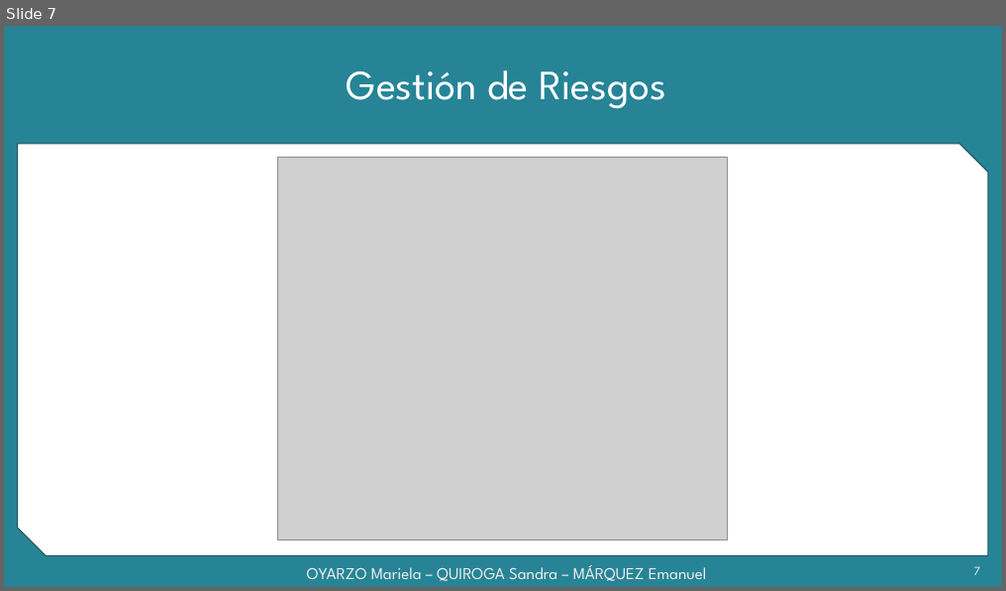
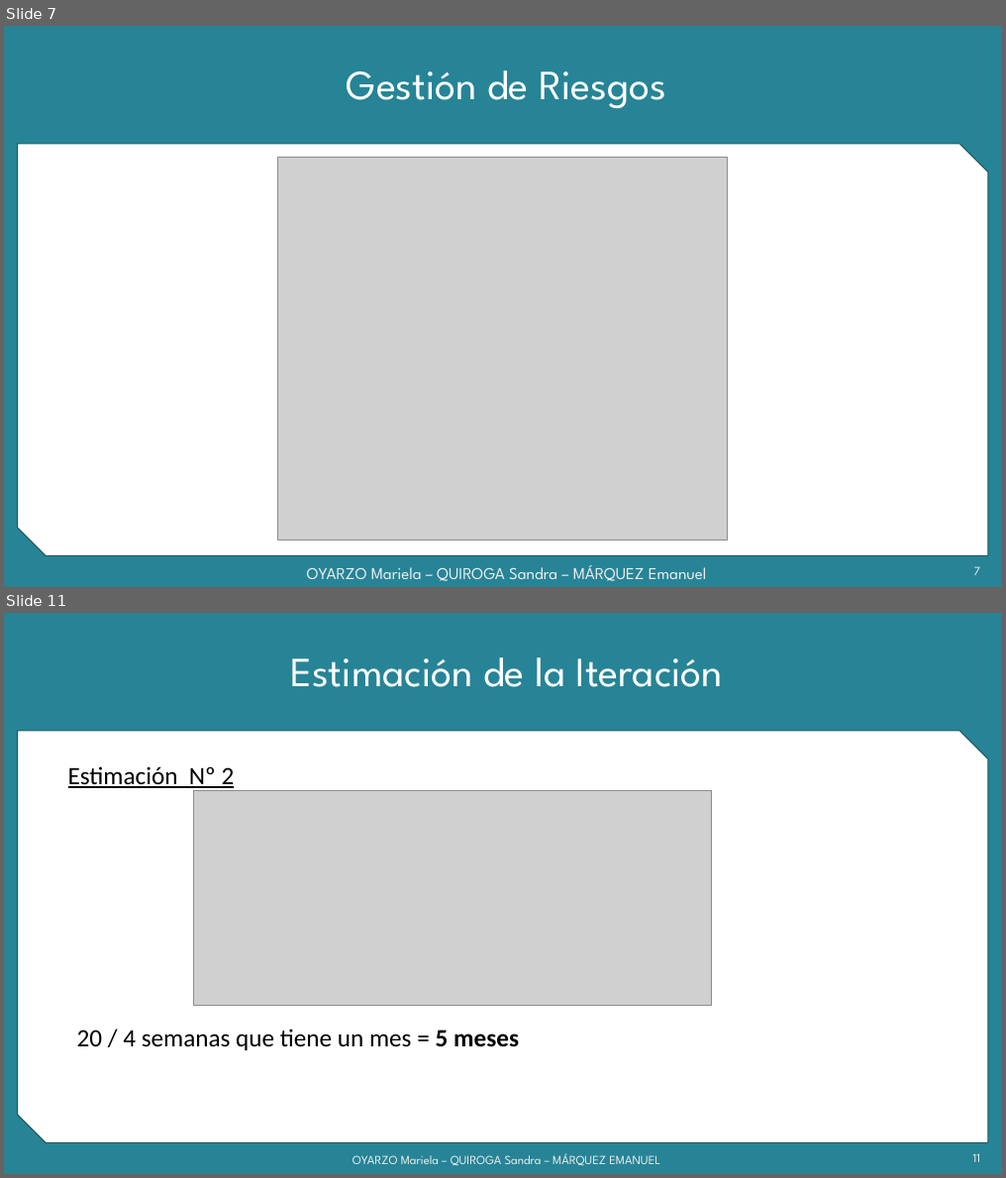
Before and after one commit to grupoyenu/yenu, a slide deck: 08. Presentaciones/Presentación 5 Parcial - 17.10.17.pptx. Shown one above the other, each under a label of ours: slide 7 before the commit, slides 7 and 11 after it; the slides between them are not shown. The pictures are 1006x591 and 1006x1178 pixels, drawn with LibreOffice and Linux fonts; fonts in the diff are those of the drawing; grey boxes stand for pictures; background and template pictures are left out. Boxes give left, top, right and bottom in pixels: in the first picture for what was removed or moved away, otherwise in the second. Text is boxed around its words. In the diff, an @@ line names an element or a change of style, - is before the commit and + after.

```diff
--- a/08. Presentaciones/Presentación 5 Parcial - 17.10.17.pptx
+++ b/08. Presentaciones/Presentación 5 Parcial - 17.10.17.pptx
@@ slide 11 added at (x1=4, y1=613, x2=1002, y2=1174), background #F2F2F2; not listed: 2 template elements that a slide beside it also shows @@
@@ title added at (x1=290, y1=658, x2=723, y2=687), 40 pt, text #FFFFFF @@
+Estimación de la Iteración
@@ text added at (x1=68, y1=766, x2=235, y2=788), 24 pt, text #000000, underline @@
+Estimación Nº 2
@@ picture added at (x1=193, y1=791, x2=712, y2=1005) @@
@@ text added at (x1=77, y1=1029, x2=519, y2=1051), 24 pt, text #000000 @@
+20 / 4 semanas que tiene un mes = 5 meses
@@ text added at (x1=352, y1=1154, x2=660, y2=1166), 12 pt, text gradient #9E9E9E to #EDEDED to #FFFFFF @@
+OYARZO Mariela – QUIROGA Sandra – MÁRQUEZ EMANUEL
@@ page number added at (x1=973, y1=1154, x2=981, y2=1162), 12 pt, text gradient #9E9E9E to #EDEDED to #FFFFFF @@
+11
```
Also in this commit, not shown: 2 slides changed, 4 other slides added.
